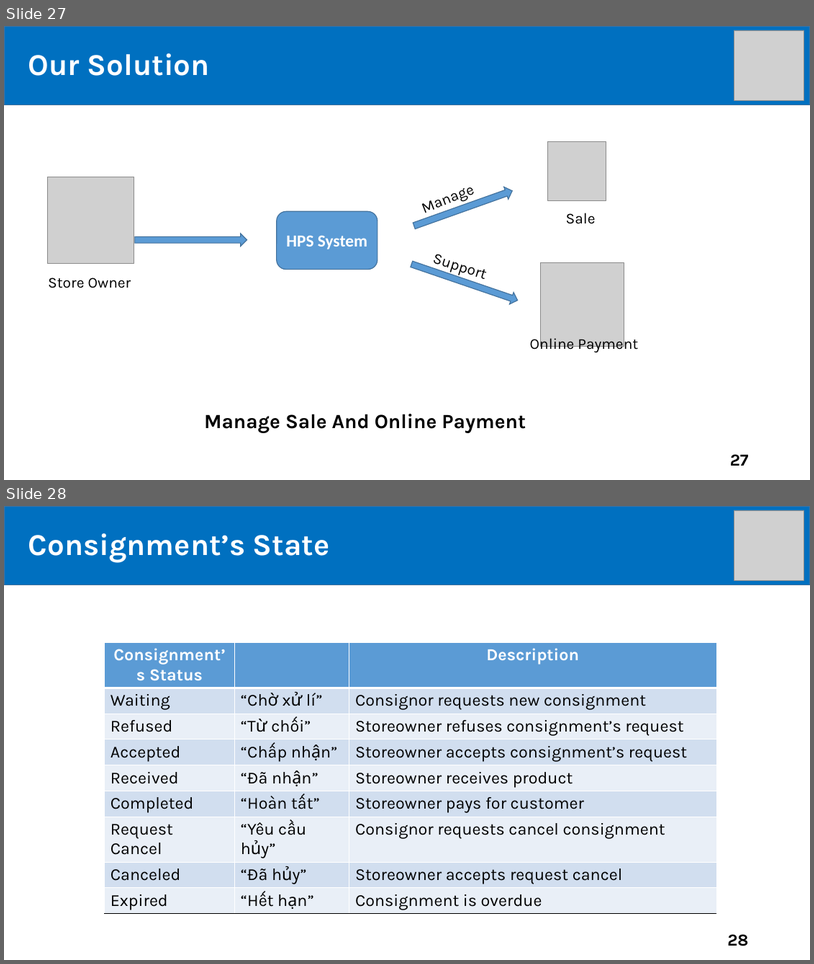
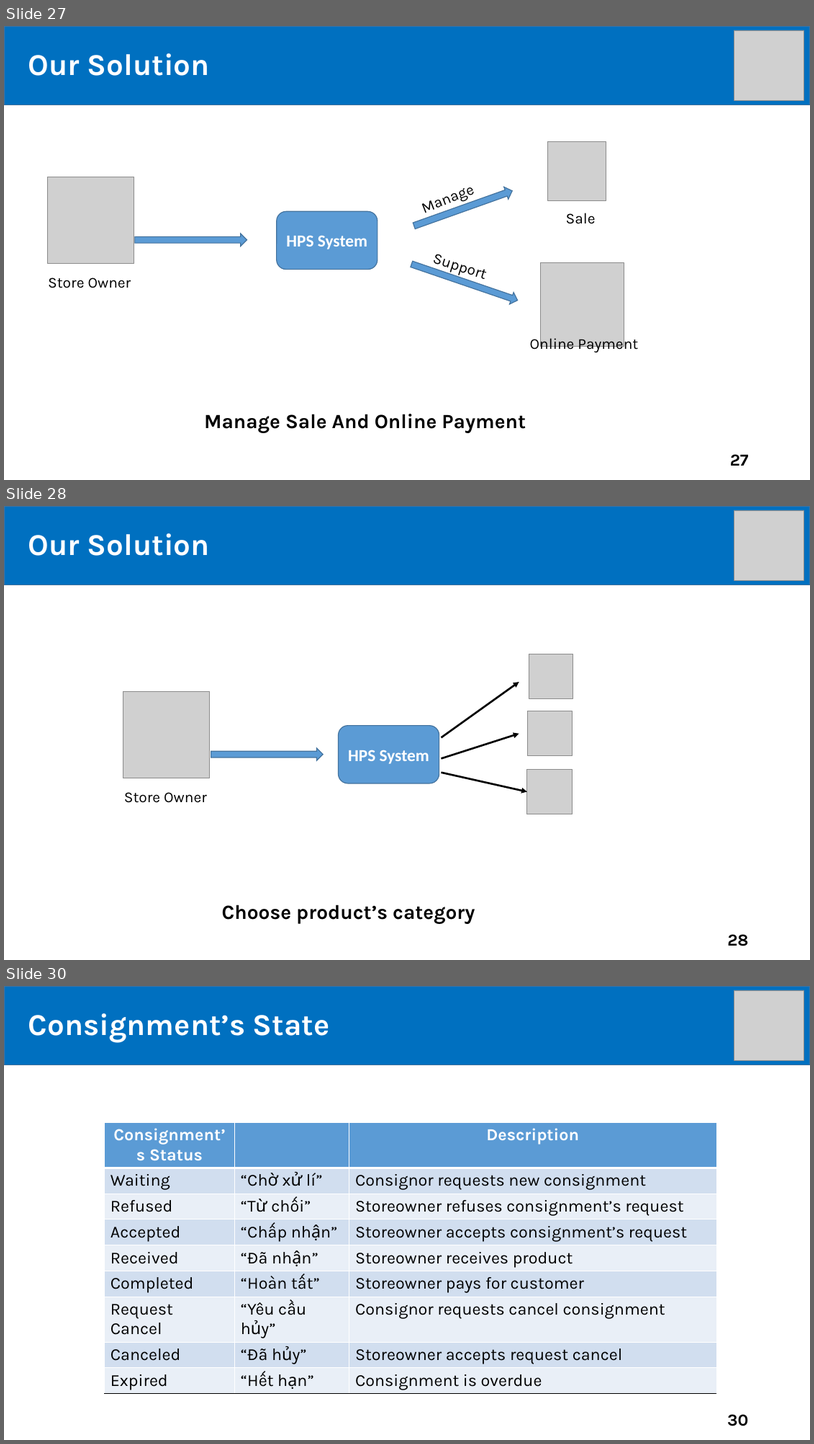
Before and after one commit to tiendan3108/CP, a slide deck: Source/Presentation/PreFinalPresentation.pptx. Shown one above the other, each under a label of ours: slides 27 and 28 before the commit, slides 27, 28 and 30 after it; the slides between them are not shown. The pictures are 814x964 and 814x1444 pixels, drawn with LibreOffice and Linux fonts; fonts in the diff are those of the drawing; grey boxes stand for pictures. Boxes give left, top, right and bottom in pixels: in the first picture for what was removed or moved away, otherwise in the second. Text is boxed around its words. In the diff, an @@ line names an element or a change of style, - is before the commit and + after.

```diff
--- a/Source/Presentation/PreFinalPresentation.pptx
+++ b/Source/Presentation/PreFinalPresentation.pptx
@@ slide 28 added at (4,506,810,960), background #FFFFFF @@
@@ rectangle added at (4,506,810,584), fill #0070C0, outline #43739E 1 pt @@
@@ picture added at (734,510,805,580) @@
@@ text added at (28,533,210,556), 36 pt, text #FFFFFF, bold @@
+Our Solution
@@ title added at (38,537,167,556), 44 pt, text #FFFFFF, bold @@
+Outline
@@ picture added at (529,654,574,698) @@
@@ picture added at (124,691,210,777) @@
@@ arrow added from (441, 738) to (520, 682), #000000 2.25 pt @@
@@ picture added at (528,711,572,755) @@
@@ rounded rectangle added at (339,726,440,784), fill #5B9BD5, outline #43739E 1 pt, 20 pt, text #FFFFFF, bold @@
+HPS System
@@ arrow added from (441, 758) to (520, 734), #000000 2.25 pt @@
@@ right arrow added at (211,748,323,761), fill #5B9BD5, outline #43739E 1 pt @@
@@ arrow added from (441, 772) to (527, 792), #000000 2.25 pt @@
@@ picture added at (527,769,572,814) @@
@@ text added at (124,792,207,803), 18 pt, text #000000 @@
+Store Owner
@@ text added at (222,904,475,924), 24 pt, text #000000, bold @@
+Choose product’s category
@@ page number added at (728,934,748,946), 20 pt, text #000000, bold @@
+28
@@ what was slide 28 is now slide 30 @@
@@ page number at (728,1414,748,1426): text changed @@
-28
+30
```
Also in this commit, not shown: 1 slide changed, 1 other slide added.
